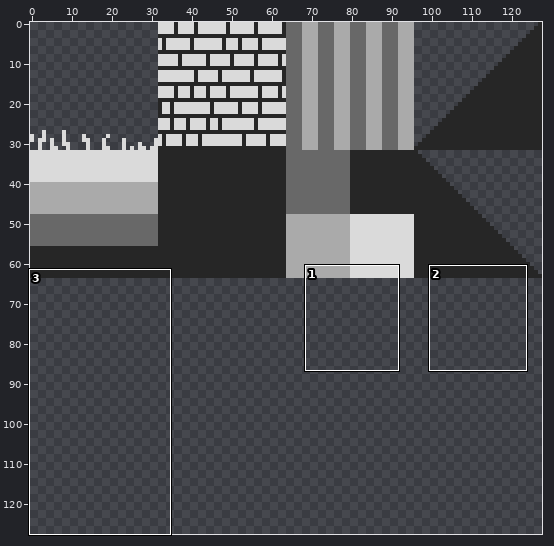
Edited in one commit: pixel-art file (drafts/ground.ase). Above, an overview of the earlier version with the close-up marked.
Close-up. As it was:
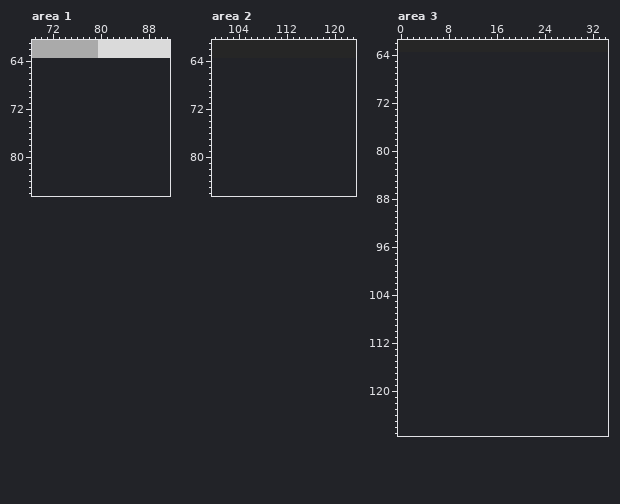
128x64 pixels, 1 frame. Shown: area 1: x 69..91, y 61..86; area 2: x 100..123, y 61..86; area 3: x 0..34, y 62..127. The old version is drawn lined up with the new one, on the new canvas. The commit also changed other parts of the picture, which this record leaves out.
New version:
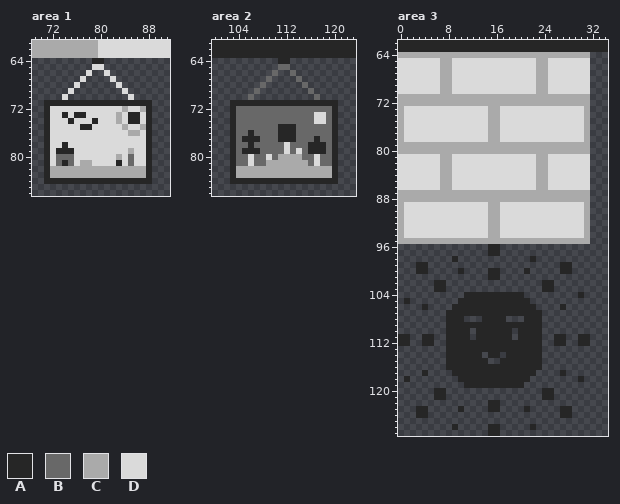
Palette (. is transparent): A #262626  B #686868  C #aaaaaa  D #dadada
Change:
canvas 128x64 -> 128x128
Area 1:
y 64: x 79..80 .. -> AA
y 65: x 79..80 .. -> DD
y 66: x 78 . -> D; x 81 . -> D
y 67: x 77 . -> D; x 82 . -> D
y 68: x 76 . -> D; x 83 . -> D
y 69: x 75 . -> D; x 84 . -> D
y 70: x 74 . -> D; x 85 . -> D
y 71: x 71..88 .................. -> AAAAAAAAAAAAAAAAAA
y 72: x 71..88 .................. -> ADDDDDDDDDDDDCDDCA
y 73: x 71..88 .................. -> ADDADAADDDDDCDAADA
y 74: x 71..88 .................. -> ADDDADDDADDDCDAADA
y 75: x 71..88 .................. -> ADDDDDAADDDDDCDDCA
y 76: x 71..88 .................. -> ADDDDDDDDDDDDDCCDA
y 77: x 71..88 .................. -> ADDDDDDDDDDDDDDDDA
y 78: x 71..88 .................. -> ADDADDDDDDDDDDDDDA
y 79: x 71..88 .................. -> ADAAADDDDDDDDDCDDA
y 80: x 71..88 .................. -> ADBBBDDDDDDDCDBDDA
y 81: x 71..88 .................. -> ADBABDCCDDDDADBDDA
y 82..83: x 71..88 .................. -> ACCCCCCCCCCCCCCCCA
y 84: x 71..88 .................. -> AAAAAAAAAAAAAAAAAA
Area 2:
y 64: x 111..112 .. -> AA
y 65: x 111..112 .. -> BB
y 66: x 110 . -> B; x 113 . -> B
y 67: x 109 . -> B; x 114 . -> B
y 68: x 108 . -> B; x 115 . -> B
y 69: x 107 . -> B; x 116 . -> B
y 70: x 106 . -> B; x 117 . -> B
y 71: x 103..120 .................. -> AAAAAAAAAAAAAAAAAA
y 72: x 103..120 .................. -> ABBBBBBBBBBBBBBBBA
y 73..74: x 103..120 .................. -> ABBBBBBBBBBBBBDDBA
y 75: x 103..120 .................. -> ABBBBBBBAAABBBBBBA
y 76: x 103..120 .................. -> ABBABBBBAAABBBBBBA
y 77: x 103..120 .................. -> ABAAABBBAAABBBABBA
y 78: x 103..120 .................. -> ABBABBBBBDBBBAAABA
y 79: x 103..120 .................. -> ABAAABBBBDBDBAAABA
y 80: x 103..120 .................. -> ABBDBBDBCCCCBBDBBA
y 81: x 103..120 .................. -> ABBDBBCCCCCCCBDBBA
y 82..83: x 103..120 .................. -> ACCCCCCCCCCCCCCCCA
y 84: x 103..120 .................. -> AAAAAAAAAAAAAAAAAA
Area 3:
y 64: x 0..31 ................................ -> CCCCCCCCCCCCCCCCCCCCCCCCCCCCCCCC
y 65..70: x 0..31 ................................ -> DDDDDDDCCDDDDDDDDDDDDDDCCDDDDDDD
y 71..72: x 0..31 ................................ -> CCCCCCCCCCCCCCCCCCCCCCCCCCCCCCCC
y 73..78: x 0..31 ................................ -> CDDDDDDDDDDDDDDCCDDDDDDDDDDDDDDC
y 79..80: x 0..31 ................................ -> CCCCCCCCCCCCCCCCCCCCCCCCCCCCCCCC
y 81..86: x 0..31 ................................ -> DDDDDDDCCDDDDDDDDDDDDDDCCDDDDDDD
y 87..88: x 0..31 ................................ -> CCCCCCCCCCCCCCCCCCCCCCCCCCCCCCCC
y 89..94: x 0..31 ................................ -> CDDDDDDDDDDDDDDCCDDDDDDDDDDDDDDC
y 95: x 0..31 ................................ -> CCCCCCCCCCCCCCCCCCCCCCCCCCCCCCCC
y 96..97: x 15..16 .. -> AA
y 98: x 9 . -> A; x 22 . -> A
y 99: x 3..4 .. -> AA; x 27..28 .. -> AA
y 100: x 3..4 .. -> AA; x 10 . -> A; x 15..16 .. -> AA; x 21 . -> A; x 27..28 .. -> AA
y 101: x 15..16 .. -> AA
y 102..103: x 6..7 .. -> AA; x 24..25 .. -> AA
y 104: x 11..20 .......... -> AAAAAAAAAA; x 30 . -> A
y 105: x 1 . -> A; x 10..21 ............ -> AAAAAAAAAAAA
y 106: x 4 . -> A; x 9..22 .............. -> AAAAAAAAAAAAAA; x 27 . -> A
y 107: x 8..23 ................ -> AAAAAAAAAAAAAAAA
y 108: x 8..10 ... -> AAA; x 14..17 .... -> AAAA; x 21..23 ... -> AAA
y 109: x 8..23 ................ -> AAAAAAAAAAAAAAAA
y 110: x 8..11 .... -> AAAA; x 13..18 ...... -> AAAAAA; x 20..23 .... -> AAAA
y 111: x 0..1 .. -> AA; x 4..5 .. -> AA; x 8..11 .... -> AAAA; x 13..18 ...... -> AAAAAA; x 20..23 .... -> AAAA; x 26..27 .. -> AA; x 30..31 .. -> AA
y 112: x 0..1 .. -> AA; x 4..5 .. -> AA; x 8..23 ................ -> AAAAAAAAAAAAAAAA; x 26..27 .. -> AA; x 30..31 .. -> AA
y 113: x 8..23 ................ -> AAAAAAAAAAAAAAAA
y 114: x 8..13 ...... -> AAAAAA; x 15..16 .. -> AA; x 18..23 ...... -> AAAAAA
y 115: x 8..14 ....... -> AAAAAAA; x 17..23 ....... -> AAAAAAA
y 116: x 8..23 ................ -> AAAAAAAAAAAAAAAA
y 117: x 4 . -> A; x 9..22 .............. -> AAAAAAAAAAAAAA; x 27 . -> A
y 118: x 1 . -> A; x 10..21 ............ -> AAAAAAAAAAAA; x 30 . -> A
y 119: x 11..20 .......... -> AAAAAAAAAA
y 120..121: x 6..7 .. -> AA; x 24..25 .. -> AA
y 122: x 15..16 .. -> AA
y 123: x 3..4 .. -> AA; x 10 . -> A; x 15..16 .. -> AA; x 21 . -> A; x 27..28 .. -> AA
y 124: x 3..4 .. -> AA; x 27..28 .. -> AA
y 126: x 9 . -> A; x 15..16 .. -> AA; x 22 . -> A
y 127: x 15..16 .. -> AA
